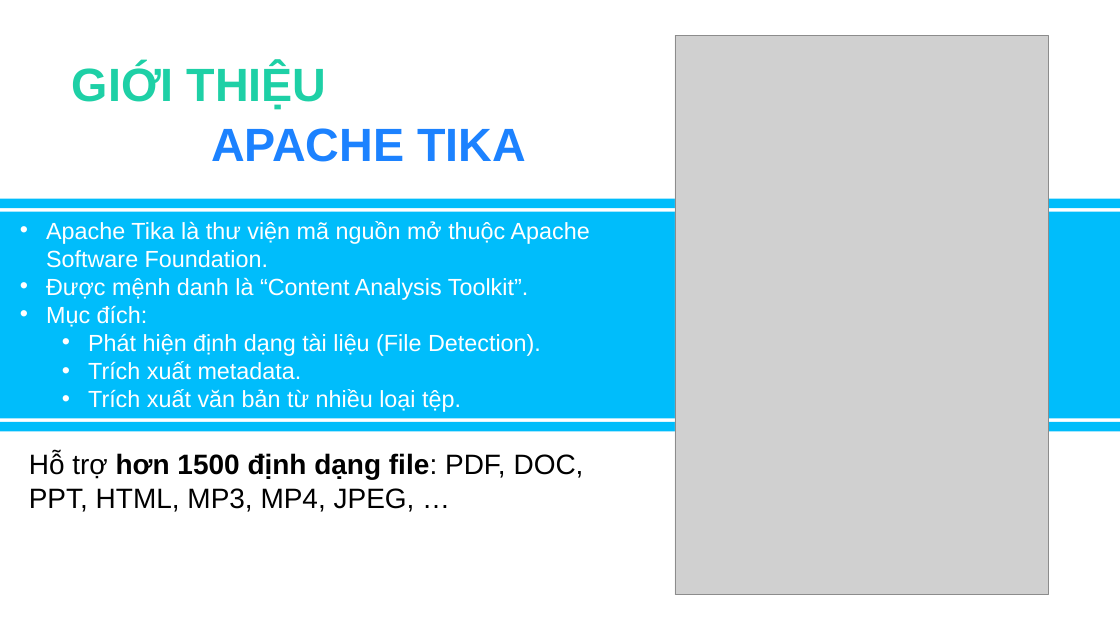
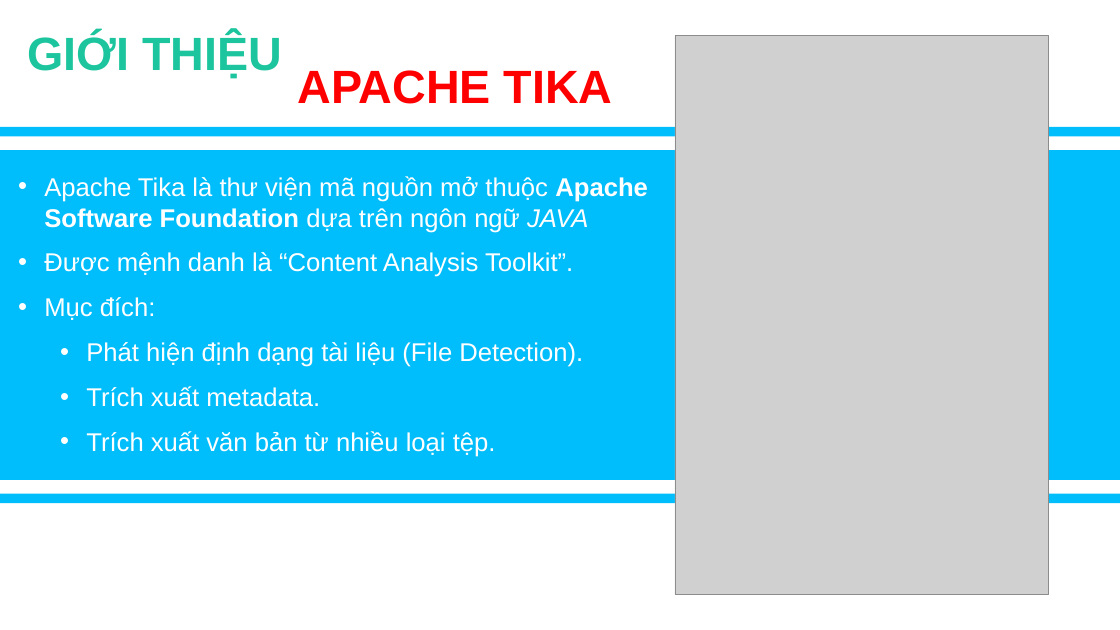
Before and after one commit to dexter826/tika_demo, a slide deck: slide 3 of Report_ApacheTika.pptx (slide 2 before the commit). Drawn at 1120x630 pixels with LibreOffice and Linux fonts; fonts in the diff are those of the drawing; grey boxes stand for pictures. Boxes give left, top, right and bottom in pixels: in the first picture for what was removed or moved away, otherwise in the second. Text is boxed around its words. In the diff, an @@ line names an element or a change of style, - is before the commit and + after.

```diff
--- a/Report_ApacheTika.pptx
+++ b/Report_ApacheTika.pptx
@@ text "GIỚI THIỆU": place and size @@
-text "GIỚI THIỆU" at [72, 64, 327, 110]
+text "GIỚI THIỆU" at [28, 33, 282, 79]
@@ text "GIỚI THIỆU" at [28, 33, 282, 79]: text colour #1ED0A6 to #1CC59D @@
@@ text "APACHE TIKA": place and size @@
-text "APACHE TIKA" at [211, 128, 526, 162]
+text "APACHE TIKA" at [298, 70, 613, 104]
@@ text "APACHE TIKA" at [298, 70, 613, 104]: text colour #1C82FF to #FF0000 @@
@@ rectangle: place and size @@
-rectangle at [0, 198, 1120, 208]
+rectangle at [0, 127, 1120, 136]
@@ rectangle: place and size @@
-rectangle at [0, 212, 1120, 418]
+rectangle at [0, 150, 1120, 480]
@@ text "Apache Tika là thư viện ...": place and size @@
-text "Apache Tika là thư viện ..." at [46, 221, 590, 412]
+text "Apache Tika là thư viện ..." at [44, 176, 647, 457]
@@ text at [44, 176, 647, 233]: text changed; size 20 to 22 pt @@
-• Apache Tika là thư viện mã nguồn mở thuộc Apache Software Foundation.
+• Apache Tika là thư viện mã nguồn mở thuộc Apache Software Foundation dựa trên ngôn ngữ JAVA
@@ text at [44, 252, 583, 457]: size 20 to 22 pt in "Được mệnh danh là “Content Analysis Toolkit”.", "Mục đích:", "Phát hiện định dạng tài liệu (File ...", "Trích xuất metadata." and 1 more places; more space between paragraphs @@
@@ text removed at [29, 452, 584, 512] @@
-Hỗ trợ hơn 1500 định dạng file: PDF, DOC, PPT, HTML, MP3, MP4, JPEG, …
@@ rectangle: place and size @@
-rectangle at [0, 422, 1120, 431]
+rectangle at [0, 494, 1120, 503]
```
Also in this commit, not shown: 6 other slides changed, 2 slides added, 1 slide removed, 2 other files.
